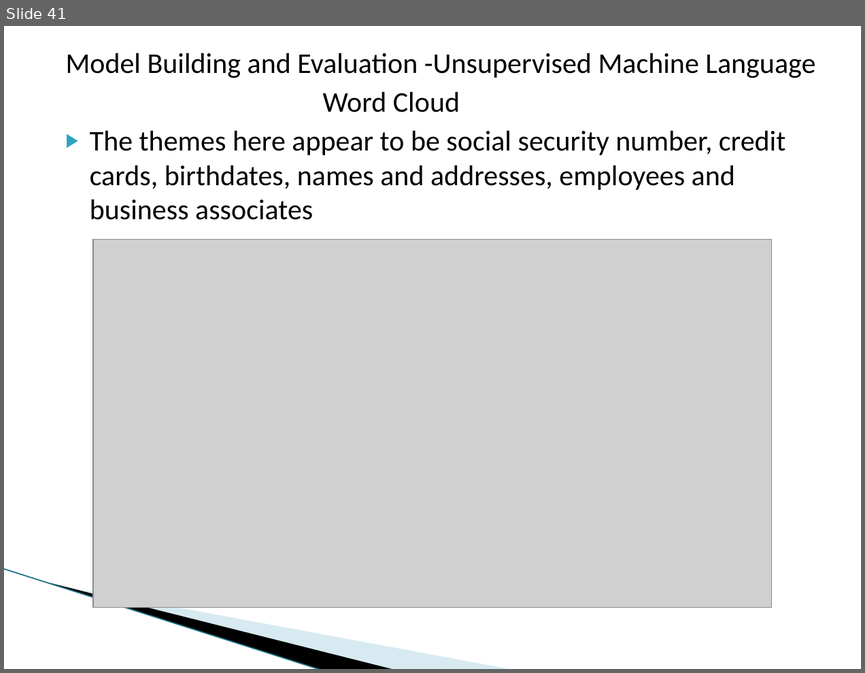
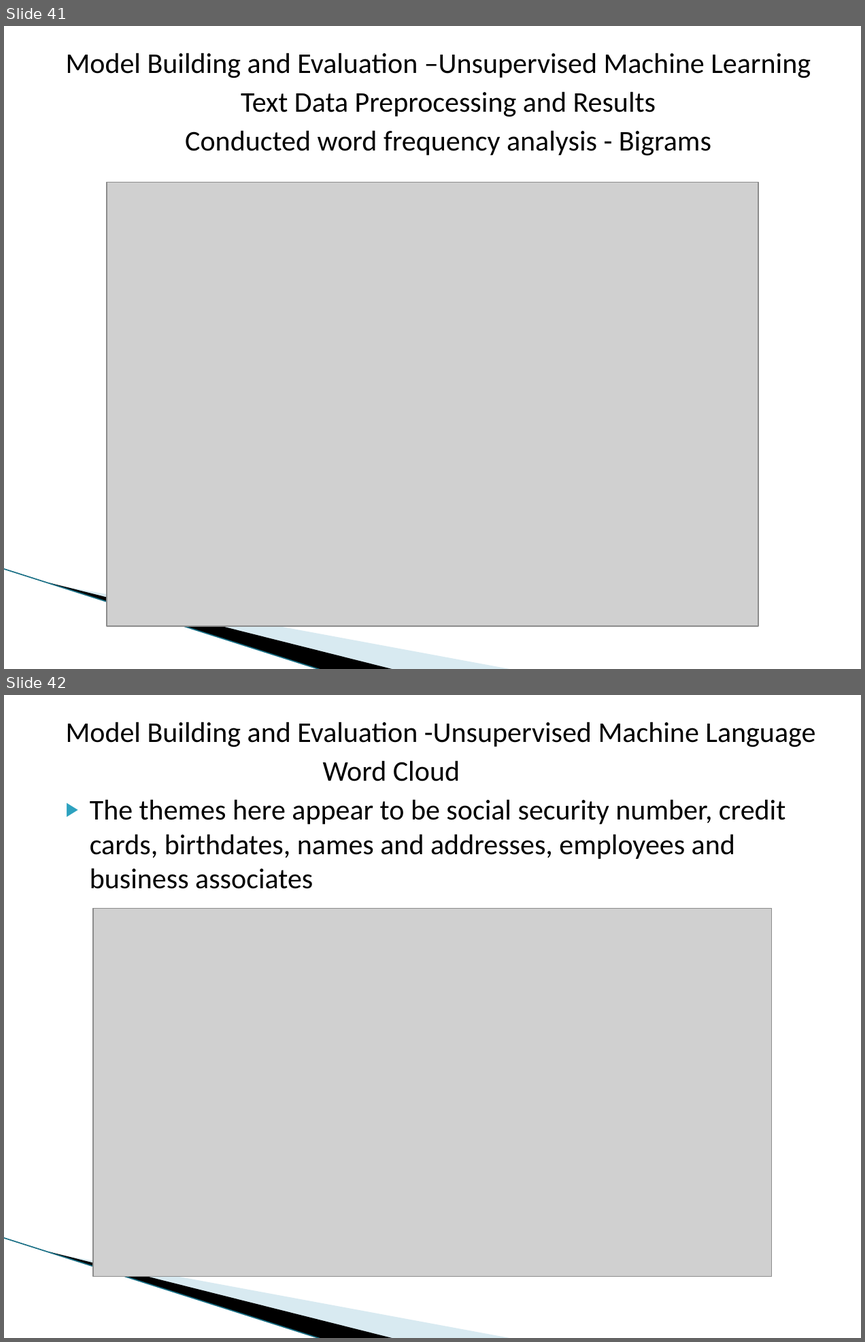
Before and after one commit to dmrod01/Capstone, a slide deck: Final Analysis - Data Capstone Project - Data Breaches.pptx. Shown one above the other, each under a label of ours: slide 41 before the commit, slides 41 and 42 after it. The pictures are 865x673 and 865x1342 pixels, drawn with LibreOffice and Linux fonts; fonts in the diff are those of the drawing; grey boxes stand for pictures; background and template pictures are left out. Boxes give left, top, right and bottom in pixels: in the first picture for what was removed or moved away, otherwise in the second. Text is boxed around its words. In the diff, an @@ line names an element or a change of style, - is before the commit and + after.

```diff
--- a/Final Analysis - Data Capstone Project - Data Breaches.pptx
+++ b/Final Analysis - Data Capstone Project - Data Breaches.pptx
@@ slide 41 added at box(4, 26, 861, 669), background #FFFFFF; not listed: 3 template elements that a slide beside it also shows @@
@@ text added at box(66, 53, 810, 156), 24 pt, text #000000 @@
+Model Building and Evaluation –Unsupervised Machine Learning
+Text Data Preprocessing and Results
+Conducted word frequency analysis - Bigrams
@@ picture added at box(107, 182, 758, 626) @@
@@ what was slide 41 is now slide 42 @@
```
Also in this commit, not shown: 2 slides changed, 1 other slide added, 1 other file.
